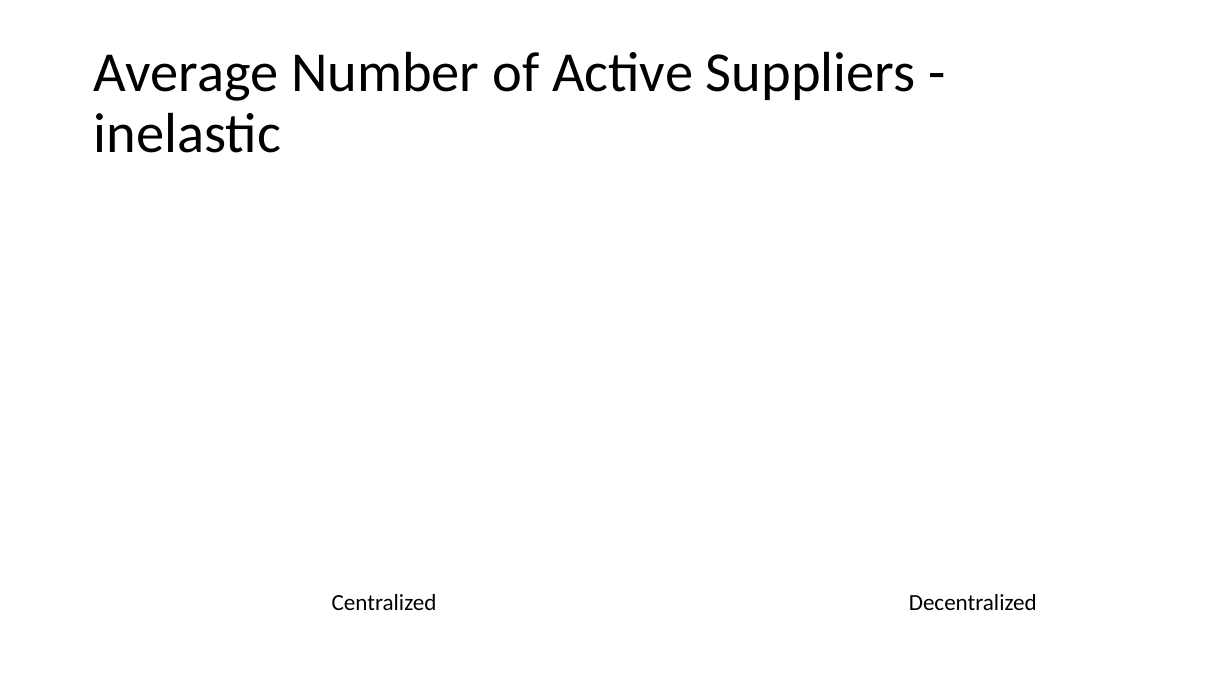
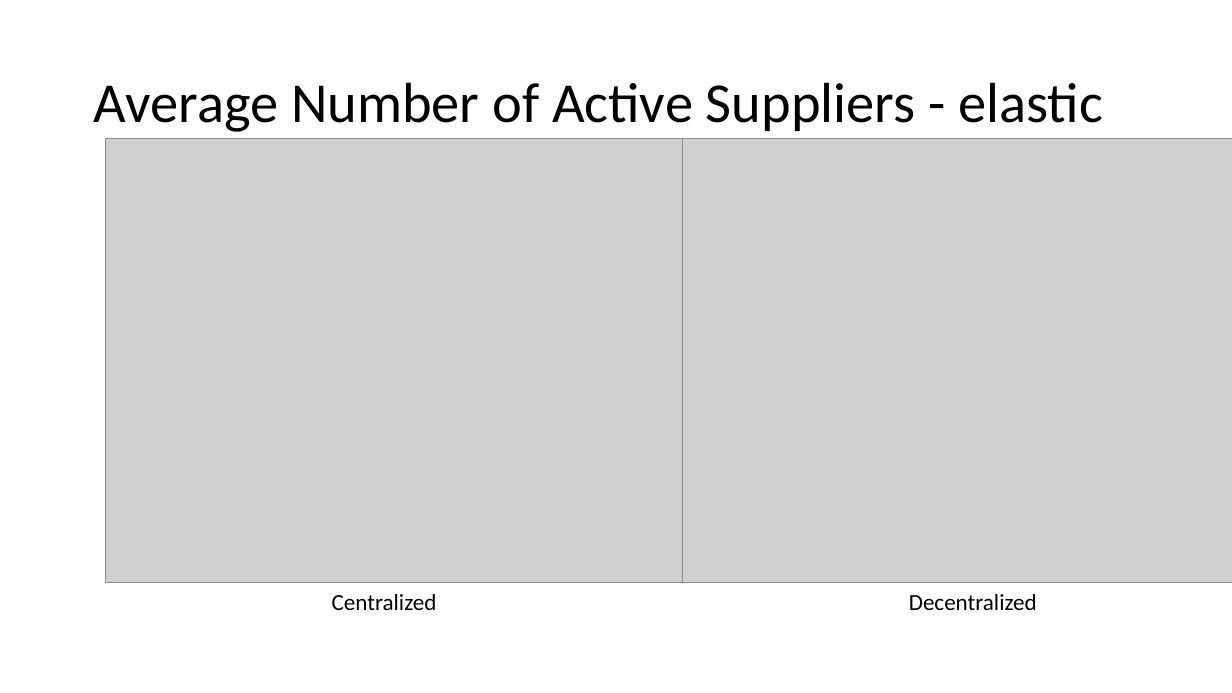
Before and after one commit to iriosu/PMDP, a slide deck: slide 8 of Presentation1.pptx (slide 7 before the commit). Drawn at 1232x693 pixels with LibreOffice and Linux fonts; fonts in the diff are those of the drawing; grey boxes stand for pictures. Boxes give left, top, right and bottom in pixels: in the first picture for what was removed or moved away, otherwise in the second. Text is boxed around its words. In the diff, an @@ line names an element or a change of style, - is before the commit and + after.

```diff
--- a/Presentation1.pptx
+++ b/Presentation1.pptx
@@ title at bbox=[94, 82, 1103, 132]: text changed @@
-Average Number of Active Suppliers - inelastic
+Average Number of Active Suppliers - elastic
@@ picture added at bbox=[105, 139, 697, 583] @@
@@ picture added at bbox=[682, 139, 1232, 583] @@
```
Also in this commit, not shown: 2 slides added, 1 slide removed, 3 other files.
